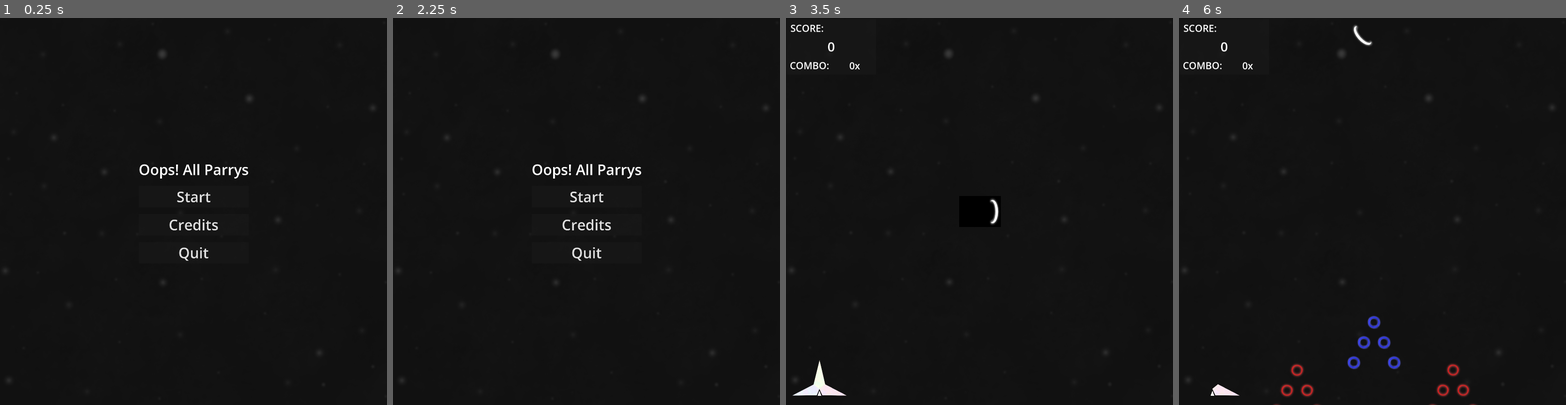
Above: before the commit, frames 1-4 (left to right).
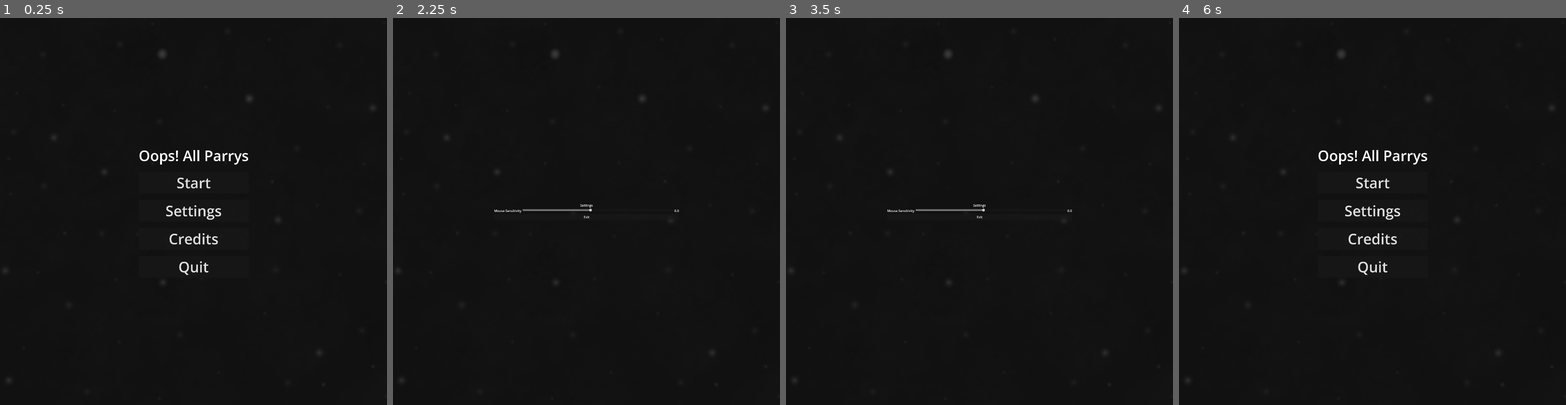
Above: after the commit, the same moments.

Repository: Restra9423/Jamfest-Spring-2026
Game: Godot game, scene res://UI/title.tscn
The game is run twice, just before and just after one commit, with the same random seed, the same clock (stepped at 60 frames per second) and the same inputs. Sound files missing from this copy of the repository are replaced by a short silence.
Inputs (mouse positions are in pixels of both pictures, inside the frame that each line leads up to):
- Up to frame 1 (0.25 s): no input
- Up to frame 2 (2.25 s): click "Credits" at 0.5 s; click "Back To Title" at 1.25 s; click (586, 211) at 2 s, where only the run after the commit has a clickable "Settings"
- Up to frame 3 (3.5 s): click (979, 196) at 2.75 s, where only the run before the commit has a clickable "Start"
- Up to frame 4 (6 s): tap Enter at 3.5 s; move the mouse to (1391, 211) at 3.52 s; hold W (Up) from 3.53 s (still down); click (1391, 211) at 3.6 s; move the mouse to (1353, 211) at 4.27 s; click (1353, 211) at 4.35 s; move the mouse to (1380, 203) at 5.02 s; click (1380, 203) at 5.1 s; move the mouse to (1368, 219) at 5.77 s; click (1368, 219) at 5.85 s

The runs differ from the first frame. In frame 1, 1.5% of the frame differs, in the area x 36-65%, y 34-67%; in frame 2, 0.8%; in frame 3, 0.8%; in frame 4, 2.1%, in the area x 1-77%, y 1-100%.

Commit message:
Global Audio Player + WIP Settings
Added a global audio controller that can be called from any scene to play music or SFX. Future audio should be preloaded into that scene in order to be played. Also added a WIP Settings menu that currently has a functional sensitivity slider and nothing else.

Diff:
--- a/Levels/world_scene.tscn
+++ b/Levels/world_scene.tscn
@@ -1,16 +1,17 @@
 [gd_scene format=3 uid="uid://b7scnx8hupynl"]
 
 [ext_resource type="PackedScene" uid="uid://bpt5xrqt3jw1h" path="res://Prefabs/Player.tscn" id="1_8oma2"]
+[ext_resource type="Script" uid="uid://bngvei5wgm4yt" path="res://Scripts/gameManager.gd" id="1_fcaoe"]
 [ext_resource type="PackedScene" uid="uid://djiitpxgsp02t" path="res://Prefabs/PatternSpawner.tscn" id="2_47q4h"]
 [ext_resource type="PackedScene" uid="uid://0mc2t6s8cp4d" path="res://Prefabs/LevelBounds.tscn" id="3_fcaoe"]
 [ext_resource type="PackedScene" uid="uid://dx1wp8ft46jae" path="res://Prefabs/ScoreManager.tscn" id="3_gajq0"]
 [ext_resource type="Texture2D" uid="uid://3pn0sh3mbpie" path="res://Art/Background.png" id="4_iyqwk"]
-[ext_resource type="AudioStream" uid="uid://dorjumjotuvsm" path="res://Sound/Music/BulletHellSong.wav" id="5_v2hpu"]
 [ext_resource type="Texture2D" uid="uid://cplw44st4q4vj" path="res://Art/HeathBar2.png" id="6_42d7d"]
 [ext_resource type="Texture2D" uid="uid://hjvphaxd5iyy" path="res://Art/HeathBar3.png" id="7_fcaoe"]
 [ext_resource type="Texture2D" uid="uid://b4bcn08hdr3ho" path="res://Art/HeathBar1.png" id="8_syw1v"]
 
 [node name="WorldScene" type="Node2D" unique_id=1086633574]
+script = ExtResource("1_fcaoe")
 
 [node name="Camera2D" type="Camera2D" parent="." unique_id=583817535]
 
@@ -35,11 +36,6 @@
 z_index = -5
 texture = ExtResource("4_iyqwk")
 
-[node name="AudioStreamPlayer" type="AudioStreamPlayer" parent="." unique_id=378901101]
-stream = ExtResource("5_v2hpu")
-volume_db = -5.778
-autoplay = true
-
 [node name="HeathBar3" type="Sprite2D" parent="." unique_id=1316957443]
 position = Vector2(-794, 832)
 scale = Vector2(0.099999994, 0.099999994)
--- /dev/null
+++ b/Prefabs/AudioController.tscn
@@ -0,0 +1,12 @@
+[gd_scene format=3 uid="uid://knggnvbke8d5"]
+
+[ext_resource type="Script" uid="uid://10hfrbmjbndy" path="res://Scripts/audioController.gd" id="1_bimbq"]
+
+[node name="AudioController" type="Node" unique_id=814091816]
+script = ExtResource("1_bimbq")
+
+[node name="Music" type="AudioStreamPlayer" parent="." unique_id=1081648407]
+volume_db = -5.0
+
+[node name="SFX" type="AudioStreamPlayer" parent="." unique_id=738064960]
+volume_db = 2.5
--- a/Prefabs/Player.tscn
+++ b/Prefabs/Player.tscn
@@ -64,9 +64,6 @@
 wait_time = 0.5
 one_shot = true
 
-[node name="AudioStreamPlayer" type="AudioStreamPlayer" parent="." unique_id=1841536472]
-volume_db = 7.0
-
 [connection signal="area_entered" from="Area2D" to="." method="_on_area_2d_area_entered"]
 [connection signal="body_entered" from="Area2D" to="." method="_on_area_2d_body_entered"]
 [connection signal="area_entered" from="ParryPivot/ParryZone" to="." method="_on_parry_zone_area_entered"]
--- /dev/null
+++ b/Scripts/audioController.gd
@@ -0,0 +1,31 @@
+extends Node
+
+@onready var music : AudioStreamPlayer = $Music
+@onready var sfx : AudioStreamPlayer = $SFX
+
+var gameBGM = preload("res://Sound/Music/BulletHellSong.wav")
+var deathBGM = preload("res://Sound/Music/BulletHellDeathJingle.wav")
+
+var parryHitSound = preload("res://Sound/SFX/ParryPing8Bit_SFX.wav")
+var parryMissSound = preload("res://Sound/SFX/Swing8Bit_SFX.wav")
+var takeDamageSound = preload("res://Sound/SFX/TakeDamage8Bit_SFX.wav")
+var healingSound = preload("res://Sound/SFX/HealthGain8Bit_SFX.wav")
+var deathSound = preload("res://Sound/SFX/ExplosionDeath8Bit_SFX.wav")
+var clickSound = preload("res://Sound/SFX/UISelect8Bit_SFX.wav")
+
+var priorityPlaying : bool = false
+
+func playMusic(stream: AudioStream):
+	if (music.stream != stream):
+		music.stream = stream
+		music.play()
+
+func playSFX(stream: AudioStream, priority: bool = false):
+	if priorityPlaying:
+		return
+	sfx.stream = stream
+	sfx.play()
+	if priority:
+		priorityPlaying = true
+		await sfx.finished
+		priorityPlaying = false
--- /dev/null
+++ b/Scripts/gameManager.gd
@@ -0,0 +1,6 @@
+extends Node2D
+
+
+# Called when the node enters the scene tree for the first time.
+func _ready() -> void:
+	AudioController.playMusic(AudioController.gameBGM)
--- a/Scripts/playerController.gd
+++ b/Scripts/playerController.gd
@@ -4,14 +4,8 @@
 @export var health3: Node2D
 @export var health2: Node2D
 @export var health1: Node2D
-@onready var sfx = $AudioStreamPlayer
 @onready var playerSprite = $Area2D/AnimatedSprite2D
 @onready var parrySprite : Sprite2D = $ParryPivot/Sprite2D
-var parryhit_sound = preload("res://Sound/SFX/ParryPing8Bit_SFX.wav")
-var parrymiss_sound = preload("res://Sound/SFX/Swing8Bit_SFX.wav")
-var takedamage_sound = preload("res://Sound/SFX/TakeDamage8Bit_SFX.wav")
-var healing_sound = preload("res://Sound/SFX/HealthGain8Bit_SFX.wav")
-var priorityPlaying : bool = false
 
 #timers references
 @onready var iFrames : Timer = $iFrames
@@ -63,7 +57,7 @@
 	aimInput = Vector2(Input.get_axis("AimLeft", "AimRight"), Input.get_axis("AimUp", "AimDown")).normalized()
 	if(aimInput != Vector2.ZERO):
 		parryDir = aimInput
-	elif(mouseInput.length() >= 4.5):
+	elif(mouseInput.length() >= SettingsManager.mouseSensitivity):
 		parryDir = mouseInput.normalized()
 
 	#move player
@@ -111,10 +105,10 @@
 	if(parryLength.time_left > 0 && !(parryLength.wait_time - parryLength.time_left < 0.1)):
 		parryLength.wait_time = parryLength.time_left + 0.15
 		parryLength.start()
-	playSound(parryhit_sound)
+	AudioController.playSFX(AudioController.parryHitSound)
 	scoreManager.updateScore()
 	if (totalHeals < ScoreCounter.currentScore/10000):
-		restoreHealth()
+		heal()
 		totalHeals += 1
 
 func hurt():
@@ -128,7 +122,7 @@
 		ScoreCounter.resetCombo()
 		scoreManager.updateCombo()
 		blink()
-		playSound(takedamage_sound, true)
+		AudioController.playSFX(AudioController.takeDamageSound, true)
 		match health:
 			2:
 				health3.visible = false
@@ -141,7 +135,7 @@
 		await get_tree().create_timer(0.1).timeout
 	playerSprite.visible = true
 
-func restoreHealth():
+func heal():
 	if health < 3:
 		health += 1
 		match health:
@@ -149,21 +143,7 @@
 				health3.visible = true
 			2:
 				health2.visible = true
-		playSound(healing_sound, true)
-
-func playSound(stream: AudioStream, priority: bool = false):
-	var volume = sfx.volume_db
-	if priorityPlaying:
-		return
-	sfx.stream = stream
-	if sfx.stream == healing_sound:
-		sfx.volume_db -= 5.0
-	sfx.play()
-	if priority:
-		priorityPlaying = true
-		await sfx.finished
-		priorityPlaying = false
-	sfx.volume_db = volume
+		AudioController.playSFX(AudioController.healingSound, true)
 
 
 #timer functions
@@ -173,7 +153,7 @@
 	if(!parrying):
 		parryCooldown.wait_time = 0.3
 	elif (!parried):
-		playSound(parrymiss_sound)
+		AudioController.playSFX(AudioController.parryMissSound)
 		parryCooldown.wait_time = 2
 		ScoreCounter.resetCombo()
 		scoreManager.updateCombo()
--- /dev/null
+++ b/Scripts/settingsManager.gd
@@ -0,0 +1,6 @@
+extends Node
+
+var mouseSensitivity : float = 4.5
+
+func setMouseSensitivity(newSetting : float):
+	mouseSensitivity = newSetting
--- a/UI/credits.gd
+++ b/UI/credits.gd
@@ -1,15 +1,8 @@
 extends Control
 
-@export var sfx: AudioStreamPlayer
-var click_sound = preload("res://Sound/SFX/UISelect8Bit_SFX.wav")
-
 func _ready() -> void:
-	pass
-
-func _process(delta: float) -> void:
-	pass
+	AudioController.playMusic(AudioController.gameBGM)
 
 func _on_back_button_pressed() -> void:
-	#sfx.stream = click_sound
-	#sfx.play()
+	AudioController.playSFX(AudioController.clickSound)
 	get_tree().change_scene_to_file("res://UI/title.tscn")
--- a/UI/credits.tscn
+++ b/UI/credits.tscn
@@ -3,8 +3,6 @@
 [ext_resource type="Theme" uid="uid://b0t0wqywuh78x" path="res://UI/ui_theme.tres" id="1_ng644"]
 [ext_resource type="Script" uid="uid://cnews4yryjkpt" path="res://UI/credits.gd" id="2_uuuvy"]
 [ext_resource type="Texture2D" uid="uid://3pn0sh3mbpie" path="res://Art/Background.png" id="3_kk2ga"]
-[ext_resource type="AudioStream" uid="uid://dorjumjotuvsm" path="res://Sound/Music/BulletHellSong.wav" id="4_2g780"]
-[ext_resource type="AudioStream" uid="uid://do7422yy4tlnt" path="res://Sound/SFX/UISelect8Bit_SFX.wav" id="5_ftffn"]
 
 [node name="Credits" type="Control" unique_id=564746374]
 layout_mode = 3
@@ -150,13 +148,4 @@
 position = Vector2(404.5, 260)
 texture = ExtResource("3_kk2ga")
 
-[node name="AudioStreamPlayer" type="AudioStreamPlayer" parent="." unique_id=432205857]
-stream = ExtResource("4_2g780")
-volume_db = -5.0
-autoplay = true
-
-[node name="SFXAudioStreamPlayer" type="AudioStreamPlayer" parent="AudioStreamPlayer" unique_id=1157743537]
-stream = ExtResource("5_ftffn")
-volume_db = 7.0
-
 [connection signal="pressed" from="VBoxContainer/backButton" to="." method="_on_back_button_pressed"]
--- a/UI/death.gd
+++ b/UI/death.gd
@@ -1,29 +1,23 @@
 extends Control
 
-@export var sfx: AudioStreamPlayer
 @export var scoreDisplay : Label
-var click_sound = preload("res://Sound/SFX/UISelect8Bit_SFX.wav")
-var death_sound = preload("res://Sound/SFX/ExplosionDeath8Bit_SFX.wav")
 
 func _ready() -> void:
 	scoreDisplay.text = str(ScoreCounter.currentScore)
-	sfx.stream = death_sound
-	sfx.play()
+	AudioController.playSFX(AudioController.deathSound)
+	AudioController.playMusic(AudioController.deathBGM)
 	await get_tree().create_timer(0.5).timeout
 	Input.set_mouse_mode(Input.MOUSE_MODE_VISIBLE)
 
 func _on_restart_pressed() -> void:
 	ScoreCounter.currentScore = 0
-	sfx.stream = click_sound
-	sfx.play()
+	AudioController.playSFX(AudioController.clickSound)
 	get_tree().change_scene_to_file("res://Levels/world_scene.tscn")
 
 func _on_main_menu_pressed() -> void:
-	sfx.stream = click_sound
-	sfx.play()
+	AudioController.playSFX(AudioController.clickSound)
 	get_tree().change_scene_to_file("res://UI/title.tscn")
 
 func _on_quit_pressed() -> void:
-	sfx.stream = click_sound
-	sfx.play()
+	AudioController.playSFX(AudioController.clickSound)
 	get_tree().quit()
--- a/UI/death.tscn
+++ b/UI/death.tscn
@@ -3,9 +3,8 @@
 [ext_resource type="Script" uid="uid://c2xpwkxwc8thq" path="res://UI/death.gd" id="1_gusc1"]
 [ext_resource type="Theme" uid="uid://b0t0wqywuh78x" path="res://UI/ui_theme.tres" id="1_mp3rd"]
 [ext_resource type="Texture2D" uid="uid://3pn0sh3mbpie" path="res://Art/Background.png" id="2_7yokq"]
-[ext_resource type="AudioStream" uid="uid://bv4me1ki2gi2i" path="res://Sound/Music/BulletHellDeathJingle.wav" id="4_mp3rd"]
 
-[node name="Death" type="Control" unique_id=1424718591 node_paths=PackedStringArray("sfx", "scoreDisplay")]
+[node name="Death" type="Control" unique_id=1424718591 node_paths=PackedStringArray("scoreDisplay")]
 layout_mode = 3
 anchors_preset = 15
 anchor_right = 1.0
@@ -14,7 +13,6 @@
 grow_vertical = 2
 theme = ExtResource("1_mp3rd")
 script = ExtResource("1_gusc1")
-sfx = NodePath("AudioStreamPlayer/SFXAudioStreamPlayer")
 scoreDisplay = NodePath("VBoxContainer/ScoreDisplay")
 
 [node name="BoxContainer" type="BoxContainer" parent="." unique_id=721731475]
@@ -67,14 +65,6 @@
 layout_mode = 2
 text = "Quit"
 
-[node name="AudioStreamPlayer" type="AudioStreamPlayer" parent="." unique_id=741904838]
-stream = ExtResource("4_mp3rd")
-volume_db = -5.0
-autoplay = true
-
-[node name="SFXAudioStreamPlayer" type="AudioStreamPlayer" parent="AudioStreamPlayer" unique_id=1791413318]
-volume_db = 7.0
-
 [connection signal="pressed" from="VBoxContainer/Restart" to="." method="_on_restart_pressed"]
 [connection signal="pressed" from="VBoxContainer/Main Menu" to="." method="_on_main_menu_pressed"]
 [connection signal="pressed" from="VBoxContainer/Quit" to="." method="_on_quit_pressed"]
--- /dev/null
+++ b/UI/settings.gd
@@ -0,0 +1,18 @@
+extends Control
+
+@export var sfx: AudioStreamPlayer
+@onready var aimSlider : HSlider = $VBoxContainer/Sensitivity/aimSlider
+var click_sound = preload("res://Sound/SFX/UISelect8Bit_SFX.wav")
+var death_sound = preload("res://Sound/SFX/ExplosionDeath8Bit_SFX.wav")
+
+func _ready() -> void:
+	AudioController.playMusic(AudioController.gameBGM)
+	Input.set_mouse_mode(Input.MOUSE_MODE_VISIBLE)
+	aimSlider.value = SettingsManager.mouseSensitivity
+
+func _on_h_slider_drag_ended(value_changed: bool) -> void:
+	SettingsManager.setMouseSensitivity(aimSlider.value)
+
+func _on_exit_pressed() -> void:
+	AudioController.playSFX(AudioController.clickSound)
+	get_tree().change_scene_to_file("res://UI/title.tscn")
--- /dev/null
+++ b/UI/settings.tscn
@@ -0,0 +1,80 @@
+[gd_scene format=3 uid="uid://s00aa6qupyj0"]
+
+[ext_resource type="Script" uid="uid://bihiap0lw5x8f" path="res://UI/settings.gd" id="1_7iqql"]
+[ext_resource type="Texture2D" uid="uid://3pn0sh3mbpie" path="res://Art/Background.png" id="2_wgjsl"]
+[ext_resource type="Theme" uid="uid://b0t0wqywuh78x" path="res://UI/ui_theme.tres" id="3_hnc8t"]
+
+[sub_resource type="LabelSettings" id="LabelSettings_fb0e8"]
+
+[sub_resource type="LabelSettings" id="LabelSettings_lgafb"]
+
+[node name="Settings" type="Control" unique_id=1857315905 node_paths=PackedStringArray("sfx")]
+layout_mode = 3
+anchors_preset = 15
+anchor_right = 1.0
+anchor_bottom = 1.0
+grow_horizontal = 2
+grow_vertical = 2
+script = ExtResource("1_7iqql")
+sfx = NodePath("")
+
+[node name="BoxContainer" type="BoxContainer" parent="." unique_id=921754710]
+layout_mode = 0
+offset_left = 552.5
+offset_top = 702.0
+offset_right = 592.5
+offset_bottom = 742.0
+alignment = 1
+
+[node name="Background" type="Sprite2D" parent="BoxContainer" unique_id=257676139]
+z_index = -5
+position = Vector2(404.5, 260)
+texture = ExtResource("2_wgjsl")
+
+[node name="VBoxContainer" type="VBoxContainer" parent="." unique_id=756642348]
+layout_mode = 1
+anchors_preset = 8
+anchor_left = 0.5
+anchor_top = 0.5
+anchor_right = 0.5
+anchor_bottom = 0.5
+offset_left = -20.0
+offset_top = -20.0
+offset_right = 20.0
+offset_bottom = 20.0
+grow_horizontal = 2
+grow_vertical = 2
+
+[node name="Label" type="Label" parent="VBoxContainer" unique_id=1575087308]
+layout_mode = 2
+theme = ExtResource("3_hnc8t")
+text = "Settings"
+label_settings = SubResource("LabelSettings_fb0e8")
+horizontal_alignment = 1
+
+[node name="Sensitivity" type="HBoxContainer" parent="VBoxContainer" unique_id=787798267]
+layout_mode = 2
+
+[node name="Label2" type="Label" parent="VBoxContainer/Sensitivity" unique_id=289590979]
+layout_mode = 2
+text = "Mouse Sensitivity"
+label_settings = SubResource("LabelSettings_lgafb")
+horizontal_alignment = 1
+
+[node name="aimSlider" type="HSlider" parent="VBoxContainer/Sensitivity" unique_id=1951586010]
+custom_minimum_size = Vector2(750, 0)
+layout_mode = 2
+max_value = 10.0
+step = 0.1
+
+[node name="Display" type="Label" parent="VBoxContainer/Sensitivity" unique_id=1804054237]
+layout_mode = 2
+text = "0.0"
+horizontal_alignment = 1
+
+[node name="Exit" type="Button" parent="VBoxContainer" unique_id=1369645295]
+layout_mode = 2
+text = "Exit"
+
+[connection signal="drag_ended" from="VBoxContainer/Sensitivity/aimSlider" to="." method="_on_h_slider_drag_ended"]
+[connection signal="pressed" from="VBoxContainer/Exit" to="." method="_on_exit_pressed"]
--- a/UI/title.gd
+++ b/UI/title.gd
@@ -1,23 +1,22 @@
 extends Control
 
-@export var sfx: AudioStreamPlayer
-var click_sound = preload("res://Sound/SFX/UISelect8Bit_SFX.wav")
 
 func _ready() -> void:
 	Input.set_mouse_mode(Input.MOUSE_MODE_VISIBLE)
+	AudioController.playMusic(AudioController.gameBGM)
 
 func _on_start_pressed() -> void:
-	sfx.stream = click_sound
-	sfx.play()
+	AudioController.playSFX(AudioController.clickSound)
 	get_tree().change_scene_to_file("res://Levels/world_scene.tscn")
 
+func _on_settings_pressed() -> void:
+	AudioController.playSFX(AudioController.clickSound)
+	get_tree().change_scene_to_file("res://UI/settings.tscn")
+
 func _on_credits_pressed() -> void:
-	sfx.stream = click_sound
-	sfx.play()
+	AudioController.playSFX(AudioController.clickSound)
 	get_tree().change_scene_to_file("res://UI/credits.tscn")
 
-
 func _on_quit_pressed() -> void:
-	sfx.stream = click_sound
-	sfx.play()
+	AudioController.playSFX(AudioController.clickSound)
 	get_tree().quit()
--- a/UI/title.tscn
+++ b/UI/title.tscn
@@ -3,10 +3,8 @@
 [ext_resource type="Theme" uid="uid://b0t0wqywuh78x" path="res://UI/ui_theme.tres" id="1_2itqh"]
 [ext_resource type="Script" uid="uid://djusunur2dvlt" path="res://UI/title.gd" id="2_pa5mj"]
 [ext_resource type="Texture2D" uid="uid://3pn0sh3mbpie" path="res://Art/Background.png" id="3_jgd3k"]
-[ext_resource type="AudioStream" uid="uid://dorjumjotuvsm" path="res://Sound/Music/BulletHellSong.wav" id="4_s15np"]
-[ext_resource type="AudioStream" uid="uid://do7422yy4tlnt" path="res://Sound/SFX/UISelect8Bit_SFX.wav" id="5_cb2bp"]
 
-[node name="TitleScreen" type="Control" unique_id=966666377 node_paths=PackedStringArray("sfx")]
+[node name="TitleScreen" type="Control" unique_id=966666377]
 layout_mode = 3
 anchors_preset = 15
 anchor_right = 1.0
@@ -17,7 +15,6 @@
 grow_vertical = 2
 theme = ExtResource("1_2itqh")
 script = ExtResource("2_pa5mj")
-sfx = NodePath("AudioStreamPlayer/SFXAudioStreamPlayer")
 
 [node name="BoxContainer" type="BoxContainer" parent="." unique_id=1933558376]
 layout_mode = 0
@@ -54,6 +51,10 @@
 layout_mode = 2
 text = "Start"
 
+[node name="Settings" type="Button" parent="VBoxContainer" unique_id=593332406]
+layout_mode = 2
+text = "Settings"
+
 [node name="Credits" type="Button" parent="VBoxContainer" unique_id=1251620939]
 layout_mode = 2
 text = "Credits"
@@ -62,15 +63,7 @@
 layout_mode = 2
 text = "Quit"
 
-[node name="AudioStreamPlayer" type="AudioStreamPlayer" parent="." unique_id=1044587399]
-stream = ExtResource("4_s15np")
-volume_db = -5.0
-autoplay = true
-
-[node name="SFXAudioStreamPlayer" type="AudioStreamPlayer" parent="AudioStreamPlayer" unique_id=1868793945]
-stream = ExtResource("5_cb2bp")
-volume_db = 7.0
-
 [connection signal="pressed" from="VBoxContainer/Start" to="." method="_on_start_pressed"]
+[connection signal="pressed" from="VBoxContainer/Settings" to="." method="_on_settings_pressed"]
 [connection signal="pressed" from="VBoxContainer/Credits" to="." method="_on_credits_pressed"]
 [connection signal="pressed" from="VBoxContainer/Quit" to="." method="_on_quit_pressed"]
--- a/project.godot
+++ b/project.godot
@@ -23,6 +23,8 @@
 [autoload]
 
 ScoreCounter="*uid://bibltxsa0n26g"
+SettingsManager="*uid://ja7uwfylmmc0"
+AudioController="*uid://knggnvbke8d5"
 
 [display]
 
Not shown, added: Scripts/audioController.gd.uid
Not shown, added: Scripts/gameManager.gd.uid
Not shown, added: Scripts/settingsManager.gd.uid
Not shown, added: Sound/SFX/ChainCombo8Bit_SFX.wav.import
Not shown, changed: Sound/SFX/HealthGain8Bit_SFX.wav.import
Not shown, added: UI/settings.gd.uid
Not shown, added: Sound/SFX/ChainCombo8Bit_SFX.wav
Not shown, changed: Sound/SFX/HealthGain8Bit_SFX.wav
